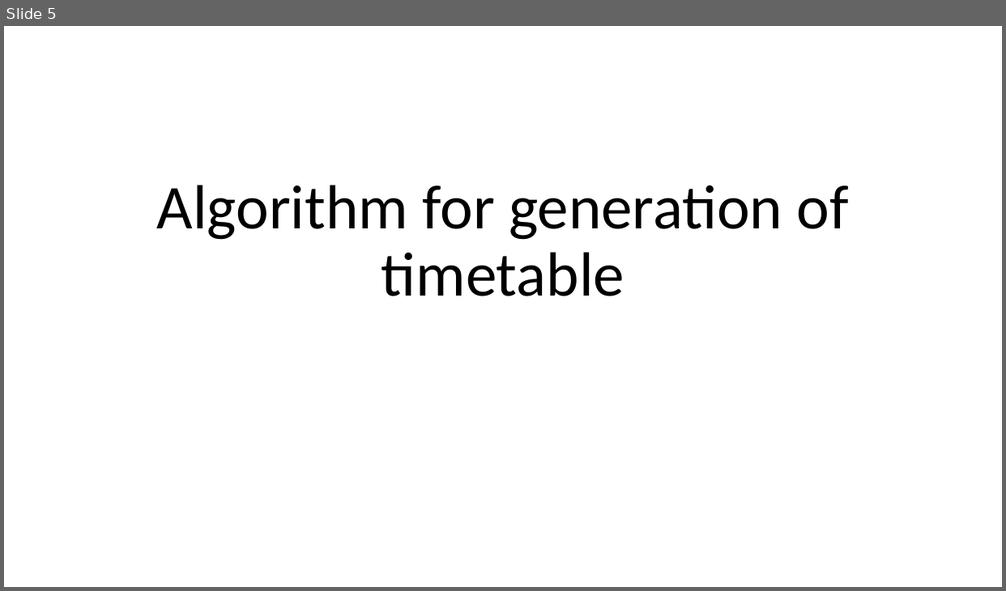
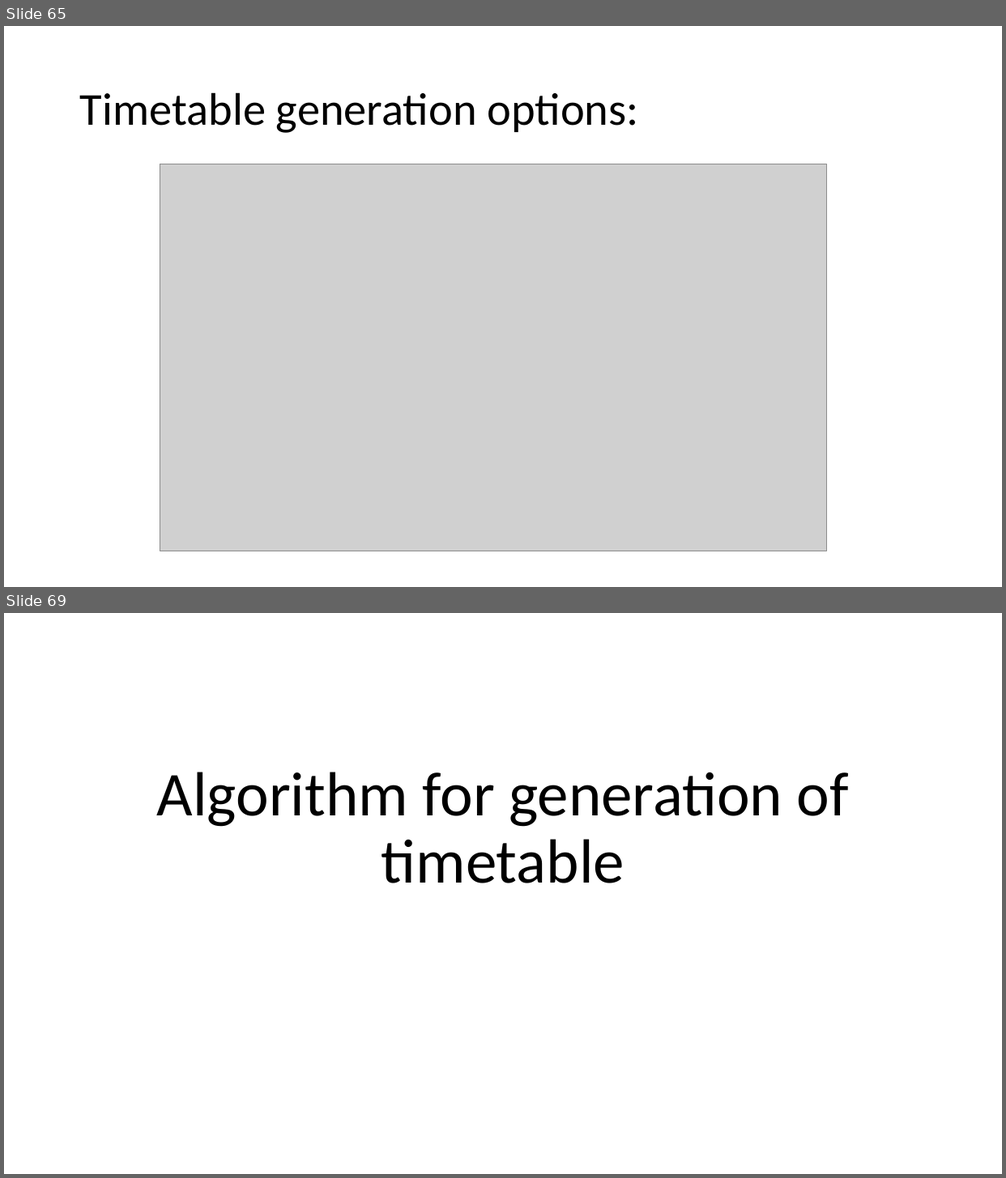
Before and after one commit to abhishekshaw21/Timetable, a slide deck: College Timetable Management System.pptx. Shown one above the other, each under a label of ours: slide 5 before the commit, slides 65 and 69 after it; the slides between them are not shown. The pictures are 1006x591 and 1006x1178 pixels, drawn with LibreOffice and Linux fonts; fonts in the diff are those of the drawing; grey boxes stand for pictures. Boxes give left, top, right and bottom in pixels: in the first picture for what was removed or moved away, otherwise in the second. Text is boxed around its words. In the diff, an @@ line names an element or a change of style, - is before the commit and + after.

```diff
--- a/College Timetable Management System.pptx
+++ b/College Timetable Management System.pptx
@@ slide 65 added at [4, 26, 1002, 587], background #FFFFFF @@
@@ title added at [80, 92, 639, 133], 44 pt, text #000000 @@
+Timetable generation options:
@@ picture added at [160, 165, 826, 552] @@
@@ what was slide 5 is now slide 69 @@
```
Also in this commit, not shown: 1 slide changed, 65 other slides added, 3 slides removed.
